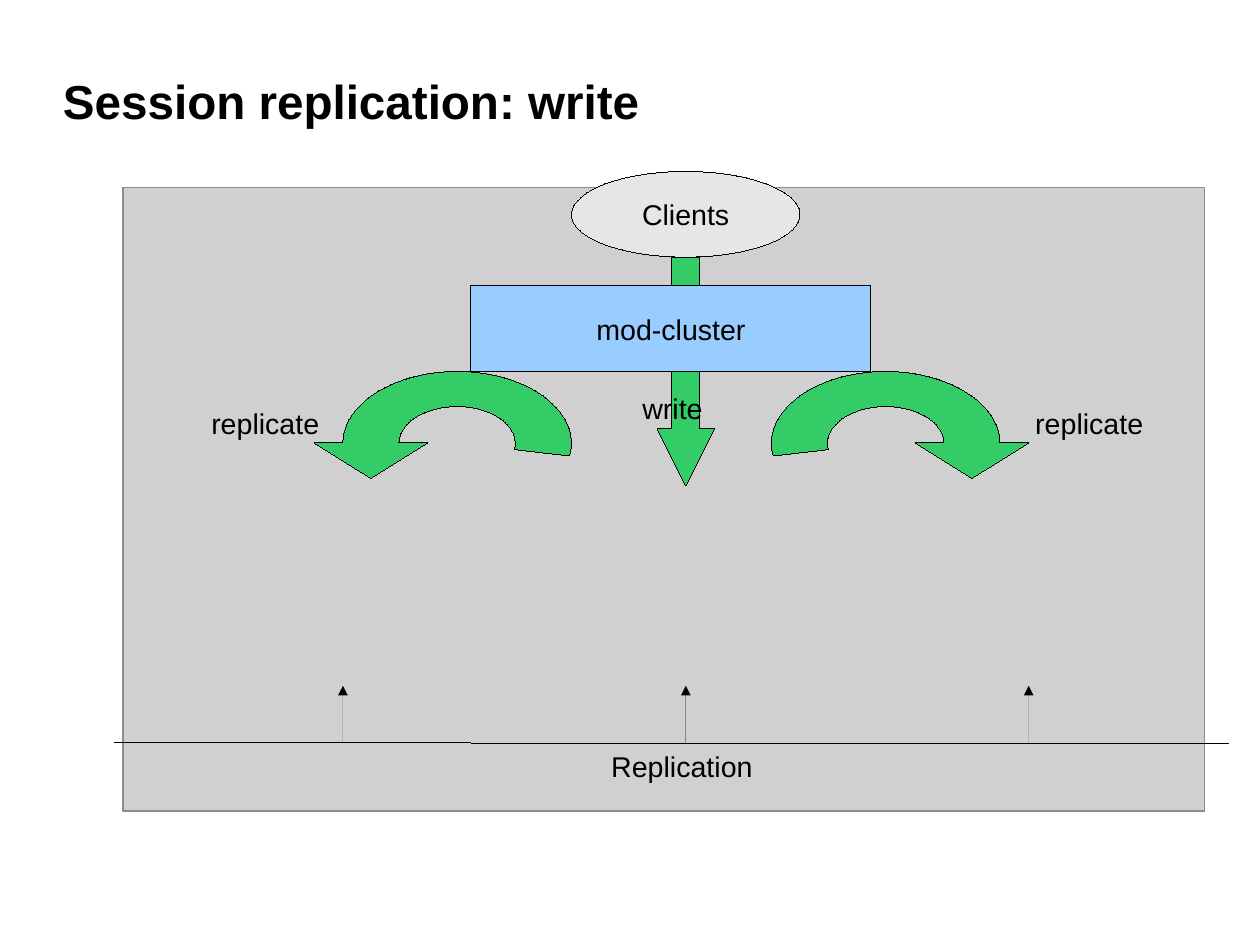
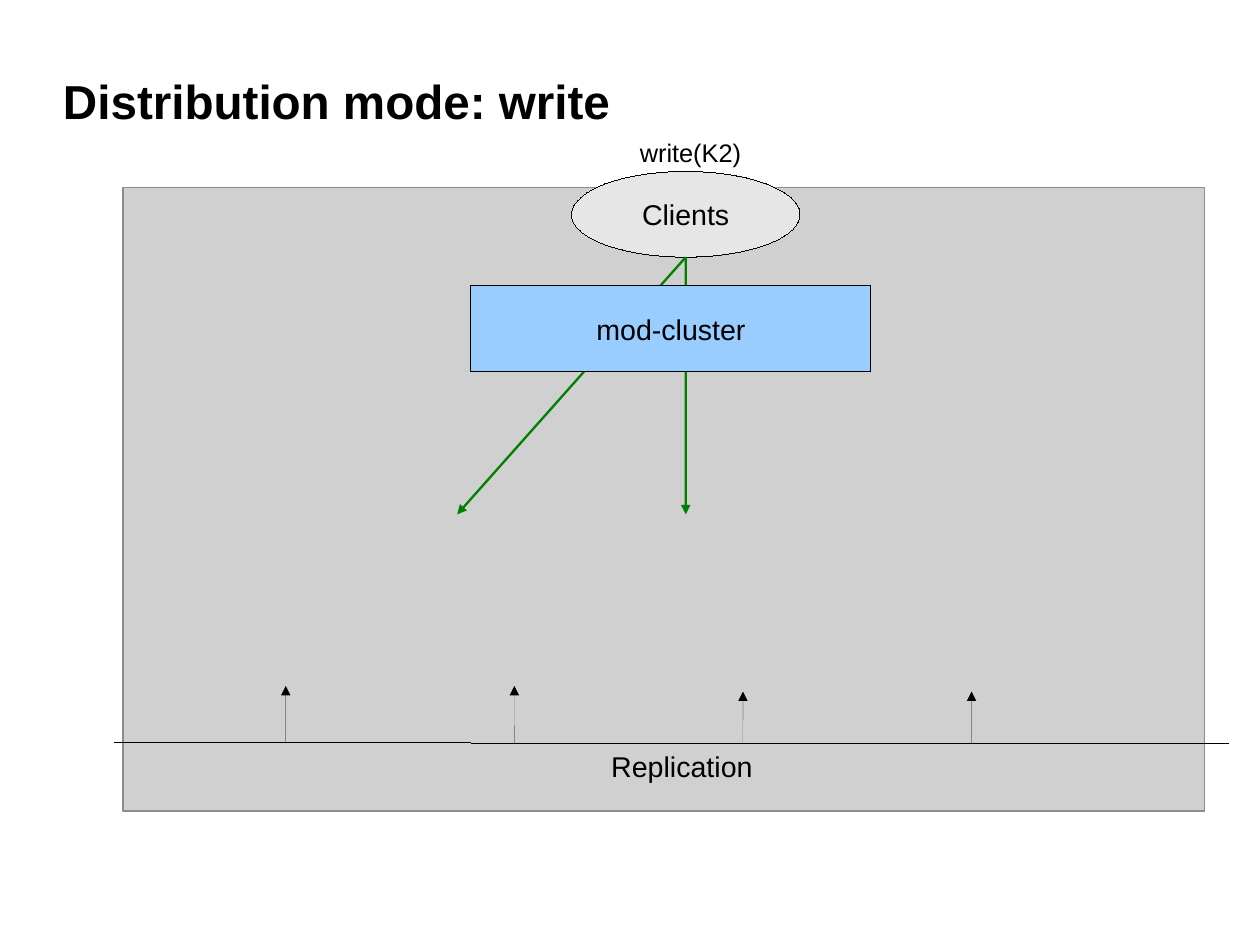
Before and after one commit to belaban/SessionPerf, a slide deck: slide 14 of docs/jbw2012.odp (slide 11 before the commit). Drawn at 1260x945 pixels with LibreOffice and Linux fonts; fonts in the diff are those of the drawing; grey boxes stand for pictures; background and template pictures are left out. Boxes give left, top, right and bottom in pixels: in the first picture for what was removed or moved away, otherwise in the second. Text is boxed around its words. In the diff, an @@ line names an element or a change of style, - is before the commit and + after.

```diff
--- a/docs/jbw2012.odp
+++ b/docs/jbw2012.odp
@@ title at bbox=[63, 84, 610, 120]: text changed @@
-Session replication: write
+Distribution mode: write
@@ text at bbox=[640, 143, 741, 168]: text changed; size 18 to 16 pt @@
-write
+write(K2)
@@ arrow added from (686, 257) to (457, 515), #008000 1.45 pt @@
@@ down arrow removed at bbox=[657, 257, 715, 486] @@
@@ arrow added from (686, 257) to (686, 515), #008000 1.45 pt @@
@@ group removed at bbox=[211, 372, 1143, 515]: 2 freeform shapes, 2 texts @@
-replicate
-replicate
@@ arrow moved from (343, 743) - (343, 686) to (286, 743) - (286, 686) @@
@@ arrow added from (515, 743) to (515, 686), #000000 0 pt @@
@@ arrow moved from (686, 743) - (686, 686) to (743, 743) - (743, 692) @@
@@ arrow moved from (1029, 743) - (1029, 686) to (972, 743) - (972, 692) @@
```
Also in this commit, not shown: 6 other slides changed, 1 slide added.
